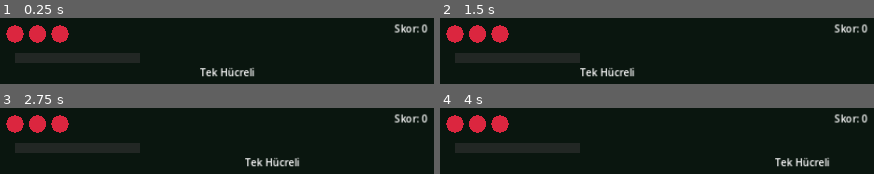
Above: before the commit, frames 1-4 (two rows, left to right).
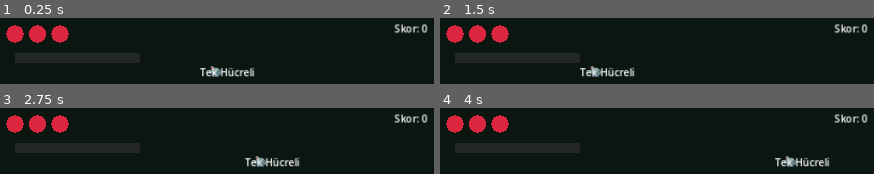
Above: after the commit, the same moments.

Repository: Trend25/Evolution_Game
Game: Godot game, scene res://scenes/Main.tscn
The game is run twice, just before and just after one commit, with the same random seed, the same clock (stepped at 60 frames per second) and the same inputs.
Inputs (mouse positions are in pixels of both pictures, inside the frame that each line leads up to):
- Up to frame 1 (0.25 s): no input
- Up to frame 2 (1.5 s): tap Enter at 0.5 s; move the mouse to (outside the picture) at 0.52 s; click (outside the picture) at 0.67 s; tap Space at 1.25 s; drag from (outside the picture) to (outside the picture) at 1.27 s
- Up to frame 3 (2.75 s): tap Enter at 2 s; move the mouse to (outside the picture) at 2.02 s; click (outside the picture) at 2.17 s
- Up to frame 4 (4 s): tap Space at 2.75 s; drag from (outside the picture) to (outside the picture) at 2.77 s; tap Enter at 3.5 s; move the mouse to (outside the picture) at 3.52 s; click (outside the picture) at 3.67 s

The runs differ from the first frame. In frame 1, 0.3% of the frame differs, in the area x 48-51%, y 72-90%; in frame 2, 0.3%; in frame 3, 0.3%; in frame 4, 0.3%.
Error before the commit: Invalid call. Nonexistent function 'tier_size_multiplier' in base 'Node (organism_types.gd)'. (res://scripts/organism_visual.gd:348)

Commit message:
feat: add worm tier growth
Sadece Solucan (OrganismTypes.TIERED_GROWTH_STAGE_ID) için: iki tier-0
Solucan birleştiğinde bir üst aşamaya evrilmek yerine aynı aşamada
tier-1 (fiziksel VE görsel olarak %35 daha büyük) bir Solucan oluyor
(organism_types.gd: TIER_SIZE_SCALE_STEP, tier_size_multiplier()).
Taraflardan biri zaten tier 1 ise normal evrime gidiyor, yeni organizma
tier 0'a sıfırlanıyor.

Mevcut merge tespiti (_on_body_entered / body_entered sinyali) hiç
değiştirilmedi. _physics_process tabanlı yeni merge tespiti,
_check_nearby_same_stage_for_merge, MERGE_REACH_RATIO ve derinlik/düşüş
puanı sistemi bilinçli olarak ALINMADI (kapsam dışı).

Collision yarıçapı SADECE tier>0 olan organizmalarda değişiyor; diğer
tüm organizmalar için tier_size_multiplier() 1.0 döndüğünden radius
öncekiyle birebir aynı kalıyor.

Diff:
--- a/scripts/organism.gd
+++ b/scripts/organism.gd
@@ -43,16 +43,24 @@
 	var stage: Dictionary = OrganismTypes.get_stage(stage_id)
 	if stage.is_empty():
 		return
+	# Solucan büyüme mekaniği: tier > 0 ise fiziksel çarpışma yarıçapı da
+	# görsel boyutla (organism_visual.gd) BİREBİR aynı oranda büyür — ikisi
+	# hep OrganismTypes'taki TEK bir çarpandan gelir, aksi halde büyük
+	# Solucan'ın gerçek gövdesiyle çarpışma alanı birbirinden sapar.
+	var effective_radius: float = stage.get("radius", 16.0) * OrganismTypes.tier_size_multiplier(stage_id, tier)
 	if collision_shape:
 		var instance_shape := CircleShape2D.new()
-		instance_shape.radius = stage.get("radius", 16.0)
+		instance_shape.radius = effective_radius
 		collision_shape.shape = instance_shape
 	for existing_group in get_groups():
 		if String(existing_group).begins_with("organism_stage_"):
 			remove_from_group(existing_group)
 	add_to_group("organism_stage_%d" % stage_id)
 	if _debug_label:
-		_debug_label.text = String(stage.get("name", "?"))
+		var label_text: String = String(stage.get("name", "?"))
+		if tier > 0:
+			label_text = "%s (Büyük)" % label_text
+		_debug_label.text = label_text
 
 ## UC-02 Adım 1: Fizik motoru aynı seviyeden bir canlıyla temasını algıladığında çağrılır (body_entered).
 func _on_body_entered(body: Node) -> void:
@@ -77,20 +85,41 @@
 
 	var contact_point: Vector2 = (global_position + other.global_position) / 2.0
 	var merged_stage_id: int = stage_id
-	var next_stage: Dictionary = OrganismTypes.get_next_stage(merged_stage_id)
 	var container: Node = get_tree().get_first_node_in_group("organism_container")
+	# Solucan büyüme mekaniği: iki tier-0 Solucan birleşince üst aşamaya
+	# ATLAMAZ, sadece daha büyük (tier 1) aynı-aşama bir canlı olur.
+	var grow_instead_of_evolve: bool = _should_grow_instead_of_evolve(other)
 
 	GameManager.add_merge_reward(merged_stage_id, contact_point)
 
 	queue_free()
 	other.queue_free()
 
-	if next_stage.is_empty() or container == null:
+	if container == null:
+		return
+
+	if grow_instead_of_evolve:
+		var grown: Organism = load("res://scenes/Organism.tscn").instantiate()
+		grown.stage_id = merged_stage_id
+		grown.tier = 1
+		container.add_child(grown)
+		grown.global_position = contact_point
+		return
+
+	var next_stage: Dictionary = OrganismTypes.get_next_stage(merged_stage_id)
+	if next_stage.is_empty():
 		return  # UC-02: Son aşama (T-Rex) evrilmeye devam etmez — sadece ödül verilir.
 
 	# load() kasıtlı: preload() kullanılırsa bu script kendi sahnesini derleme
 	# zamanında önceden yükler ve döngüsel (cyclic) bağımlılık hatası oluşur.
 	var evolved: Organism = load("res://scenes/Organism.tscn").instantiate()
 	evolved.stage_id = int(next_stage.get("id", merged_stage_id + 1))
+	evolved.tier = 0  # Yeni aşama her zaman tier 0'dan başlar
 	container.add_child(evolved)
 	evolved.global_position = contact_point
+
+## Solucan büyüme mekaniği: sadece OrganismTypes.TIERED_GROWTH_STAGE_ID
+## aşamasında VE iki taraf da hâlâ tier 0 ise true döner (→ büyüme, evrim
+## yok). Diğer tüm durumlarda false döner (→ normal evrim, eski davranış).
+func _should_grow_instead_of_evolve(other: Organism) -> bool:
+	return stage_id == OrganismTypes.TIERED_GROWTH_STAGE_ID and tier == 0 and other.tier == 0
--- a/scripts/organism_types.gd
+++ b/scripts/organism_types.gd
@@ -36,3 +36,20 @@
 ## UC-01: Spawner için rastgele bir başlangıç aşaması seçer (0..MAX_SPAWNABLE_STAGE_ID arası).
 func get_random_spawnable_stage_id() -> int:
 	return randi() % (MAX_SPAWNABLE_STAGE_ID + 1)
+
+# Solucan büyüme mekaniği (kullanıcı isteği — "solucan küçük başlasın, üst
+# üste geldikçe büyümeye başlasın"): TIERED_GROWTH_STAGE_ID aşamasında iki
+# tier-0 canlı birleştiğinde bir üst aşamaya ATLAMAZ, sadece daha BÜYÜK
+# (tier 1) aynı-aşama bir canlı olur (bkz. organism.gd
+# _should_grow_instead_of_evolve/_perform_merge). Bu tablo hem organism.gd
+# (fiziksel boyut/merge kararı) hem organism_visual.gd (görsel boyut)
+# tarafından paylaşılır ki ikisi asla birbirinden sapmasın.
+const TIERED_GROWTH_STAGE_ID: int = 2      # Solucan
+const TIER_SIZE_SCALE_STEP: float = 0.35   # tier 1: %35 daha büyük fiziksel/görsel boyut
+
+## Verilen aşama+tier için fiziksel/görsel boyut çarpanını döndürür. Diğer
+## tüm aşamalarda (tier hep 0 kaldığından) her zaman 1.0 döner.
+func tier_size_multiplier(for_stage_id: int, tier: int) -> float:
+	if for_stage_id != TIERED_GROWTH_STAGE_ID or tier <= 0:
+		return 1.0
+	return 1.0 + float(tier) * TIER_SIZE_SCALE_STEP
